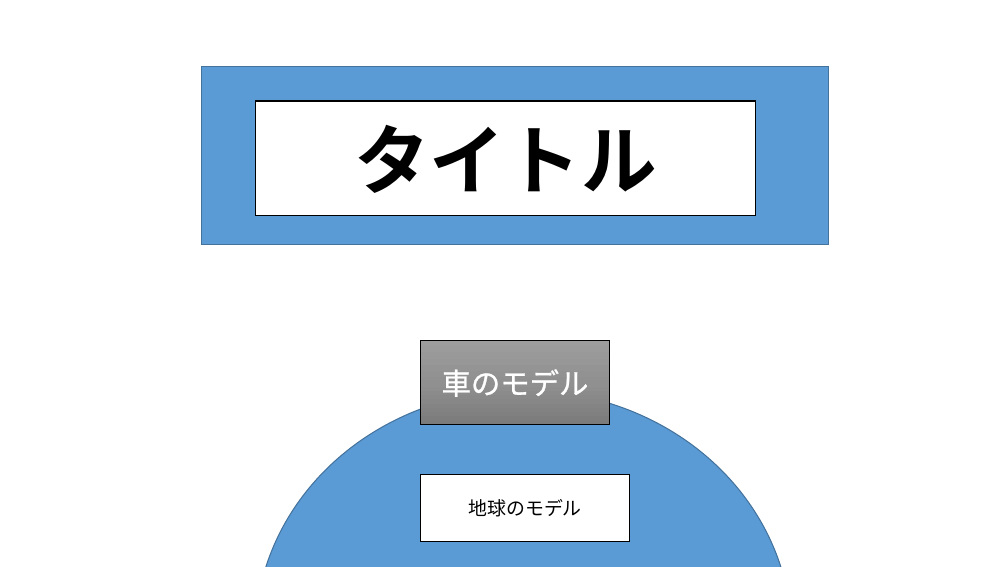
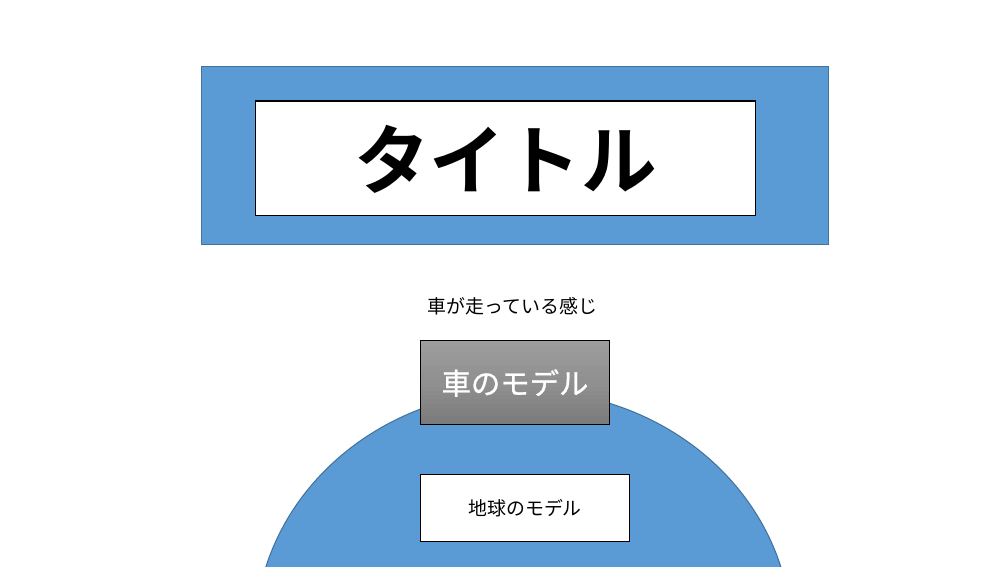
Before and after one commit to MizukiKato0416/sotsugyou_time_kato, a slide deck: slide 8 of 卒業制作_大元タイトル構成.ppsx. Drawn at 1008x567 pixels with LibreOffice and Linux fonts; fonts in the diff are those of the drawing. Boxes give left, top, right and bottom in pixels: in the first picture for what was removed or moved away, otherwise in the second. Text is boxed around its words. In the diff, an @@ line names an element or a change of style, - is before the commit and + after.

```diff
--- a/卒業制作_大元タイトル構成.ppsx
+++ b/卒業制作_大元タイトル構成.ppsx
@@ text added at <box>428,297,597,315</box>, 18 pt, text #000000 @@
+車が走っている感じ
```
Also in this commit, not shown: 3 other slides changed, 1 other file.
